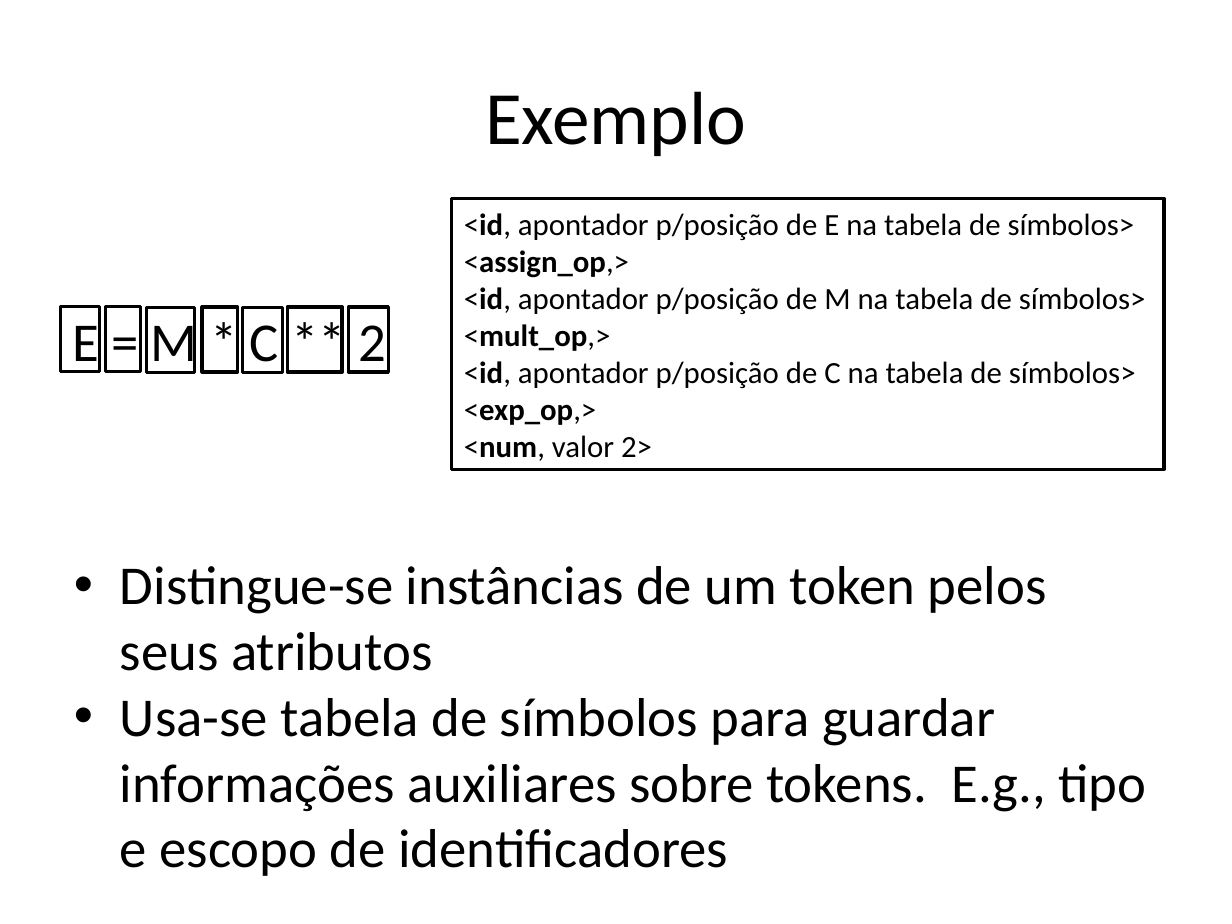
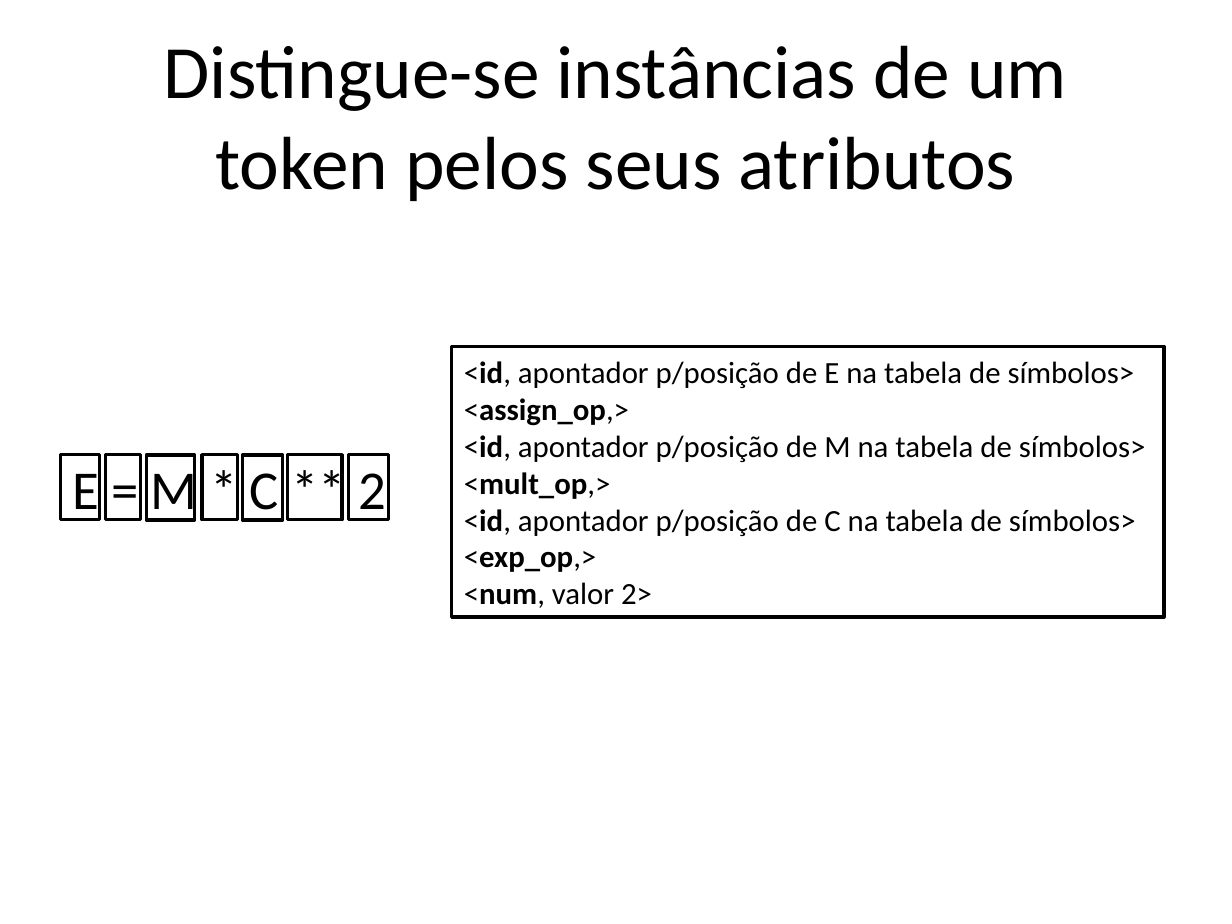
Before and after one commit to damorim/compilers-cin, a slide deck: slide 5 of slides-aulas/analise-lexica.pptx (slide 8 before the commit). Drawn at 1232x924 pixels with LibreOffice and Linux fonts; fonts in the diff are those of the drawing. Boxes give left, top, right and bottom in pixels: in the first picture for what was removed or moved away, otherwise in the second. Text is boxed around its words. In the diff, an @@ line names an element or a change of style, - is before the commit and + after.

```diff
--- a/slides-aulas/analise-lexica.pptx
+++ b/slides-aulas/analise-lexica.pptx
@@ text at [164,45,1067,201]: text changed @@
-Exemplo
+Distingue-se instâncias de um token pelos seus atributos
@@ text "E = M * C ...": place and size @@
-text "E = M * C ..." at [72,316,386,374]
+text "E = M * C ..." at [72,463,386,522]
@@ 8 rectangles: place and size @@
-8 rectangles at [60,198,1164,469]
+8 rectangles at [60,346,1164,617]
@@ text removed at [120,566,1146,876] @@
-• Distingue-se instâncias de um token pelos seus atributos
-• Usa-se tabela de símbolos para guardar informações auxiliares sobre tokens. E.g., tipo e escopo de identificadores
```
Also in this commit, not shown: 3 other slides changed, 2 slides added, 3 slides removed, 3 other files.
